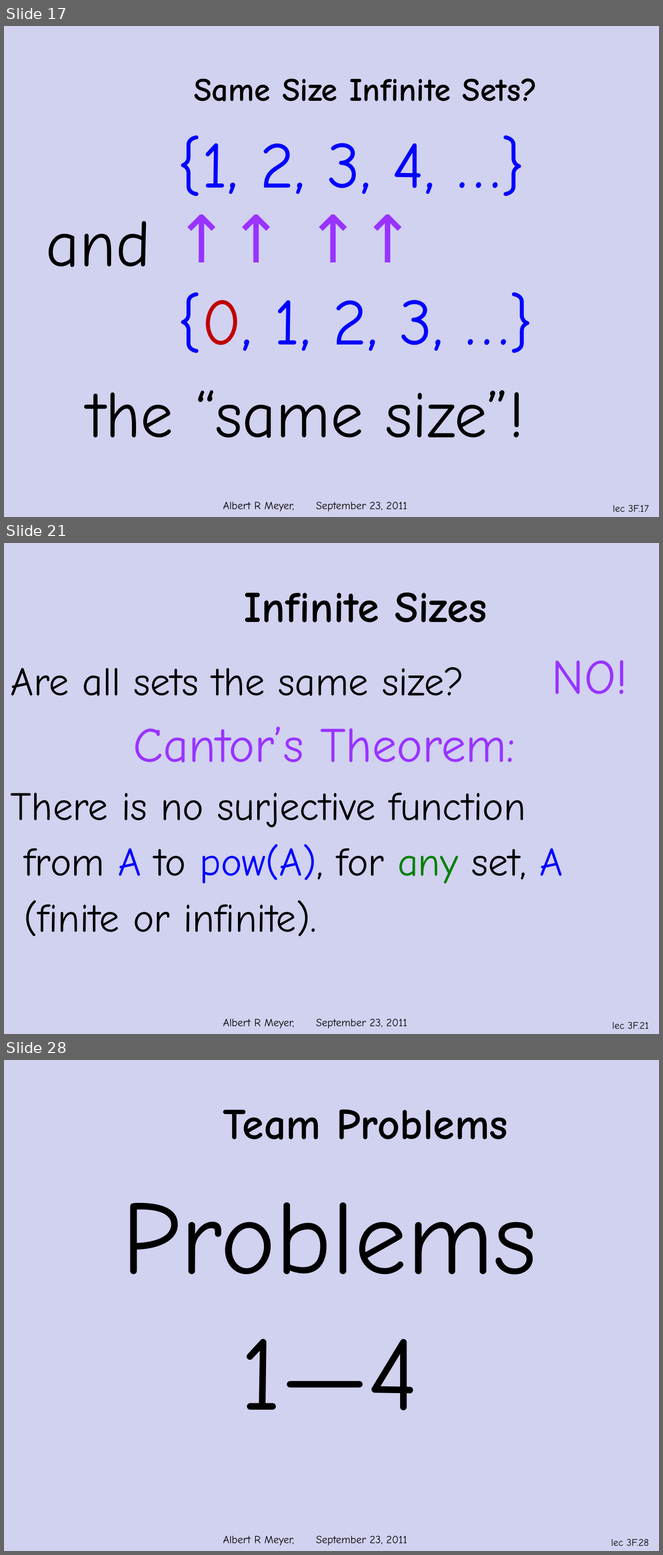
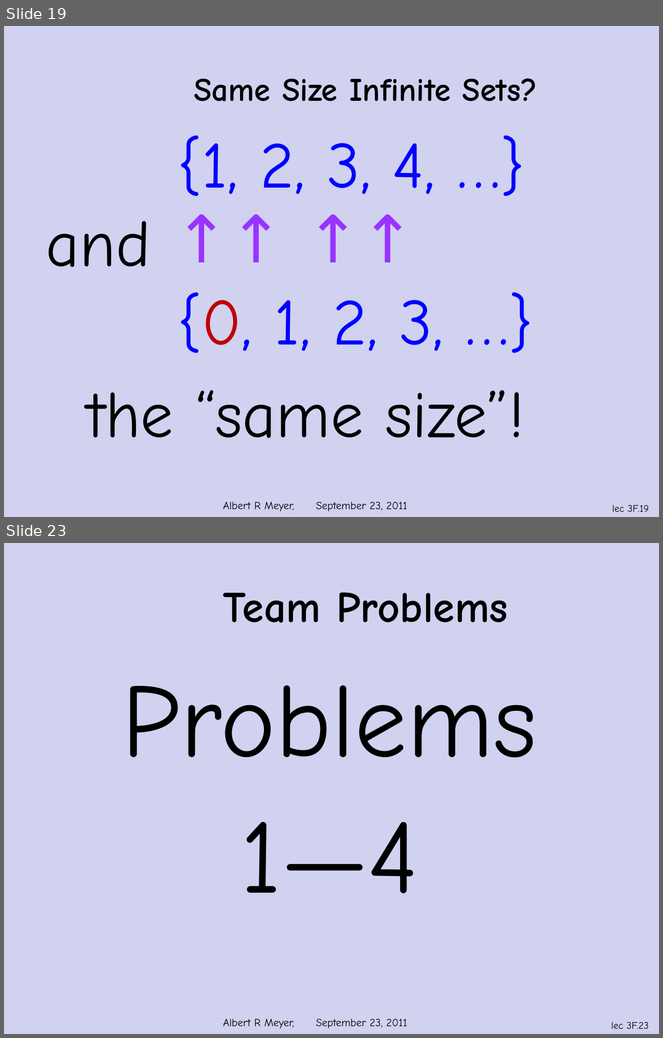
Before and after one commit to armeyer/mcs_web, a slide deck: fall11/slidesF11/slides3f.pptx. Shown one above the other, each under a label of ours: slides 17, 21 and 28 before the commit, slides 19 and 23 after it; the slides between them are not shown. The pictures are 663x1555 and 663x1038 pixels, drawn with LibreOffice and Linux fonts; fonts in the diff are those of the drawing; background and template pictures are left out. Boxes give left, top, right and bottom in pixels: in the first picture for what was removed or moved away, otherwise in the second. Text is boxed around its words. In the diff, an @@ line names an element or a change of style, - is before the commit and + after.

```diff
--- a/fall11/slidesF11/slides3f.pptx
+++ b/fall11/slidesF11/slides3f.pptx
@@ slide 21 removed at [4, 543, 659, 1034], background #D1D1F0; not listed: 2 template elements that a slide beside it also shows @@
@@ title removed at [244, 592, 488, 623] @@
-Infinite Sizes
@@ text removed at [11, 667, 564, 937] @@
-Are all sets the same size?
-Cantor’s Theorem:
-There is no surjective function
-from A to pow(A), for any set, A
-(finite or infinite).
@@ text removed at [552, 660, 628, 694] @@
-NO!
@@ what was slide 17 is now slide 19 @@
@@ page number at [612, 505, 649, 512]: text changed @@
-lec 3F.17
+lec 3F.19
@@ what was slide 28 is now slide 23 @@
@@ page number at [611, 1022, 649, 1029]: text changed @@
-lec 3F.28
+lec 3F.23
```
Also in this commit, not shown: 7 slides changed, 2 slides added, 6 other slides removed, 1 other file.
